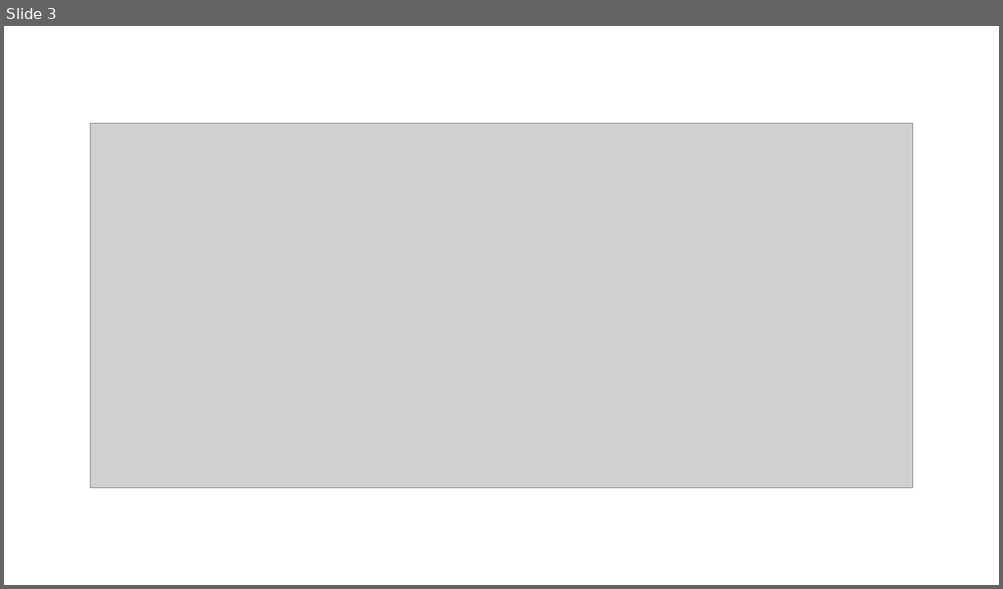
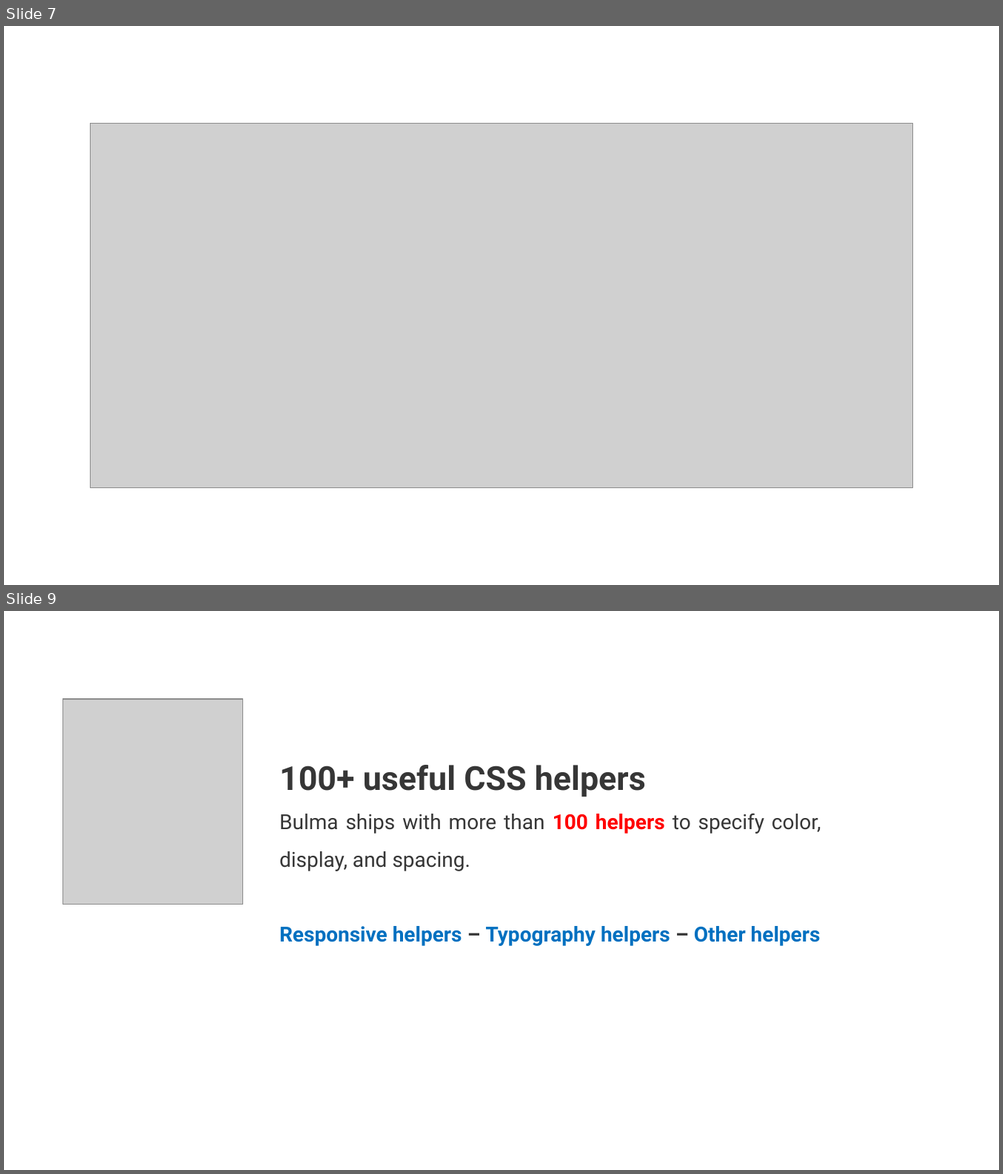
Before and after one commit to myprojectsfile/Learning-Bulma-Course, a slide deck: Course Materials/01- Introduction/01_04 - An Overview of Bulma Framework.pptx. Shown one above the other, each under a label of ours: slide 3 before the commit, slides 7 and 9 after it; the slides between them are not shown. The pictures are 1003x589 and 1003x1174 pixels, drawn with LibreOffice and Linux fonts; fonts in the diff are those of the drawing; grey boxes stand for pictures. Boxes give left, top, right and bottom in pixels: in the first picture for what was removed or moved away, otherwise in the second. Text is boxed around its words. In the diff, an @@ line names an element or a change of style, - is before the commit and + after.

Commit message:
Add some content to Bulma overview Presentation

```diff
--- a/Course Materials/01- Introduction/01_04 - An Overview of Bulma Framework.pptx
+++ b/Course Materials/01- Introduction/01_04 - An Overview of Bulma Framework.pptx
@@ slide 9 added at [4,611,999,1170], background #FFFFFF @@
@@ picture added at [63,699,243,905] @@
@@ text added at [279,765,821,946], 20 pt, text #363636, bold @@
+100+ useful CSS helpers
+Bulma ships with more than 100 helpers to specify color, display, and spacing.
+Responsive helpers – Typography helpers – Other helpers
@@ what was slide 3 is now slide 7 @@
```
Also in this commit, not shown: 1 slide changed, 7 other slides added, 4 slides removed, 13 other files.
